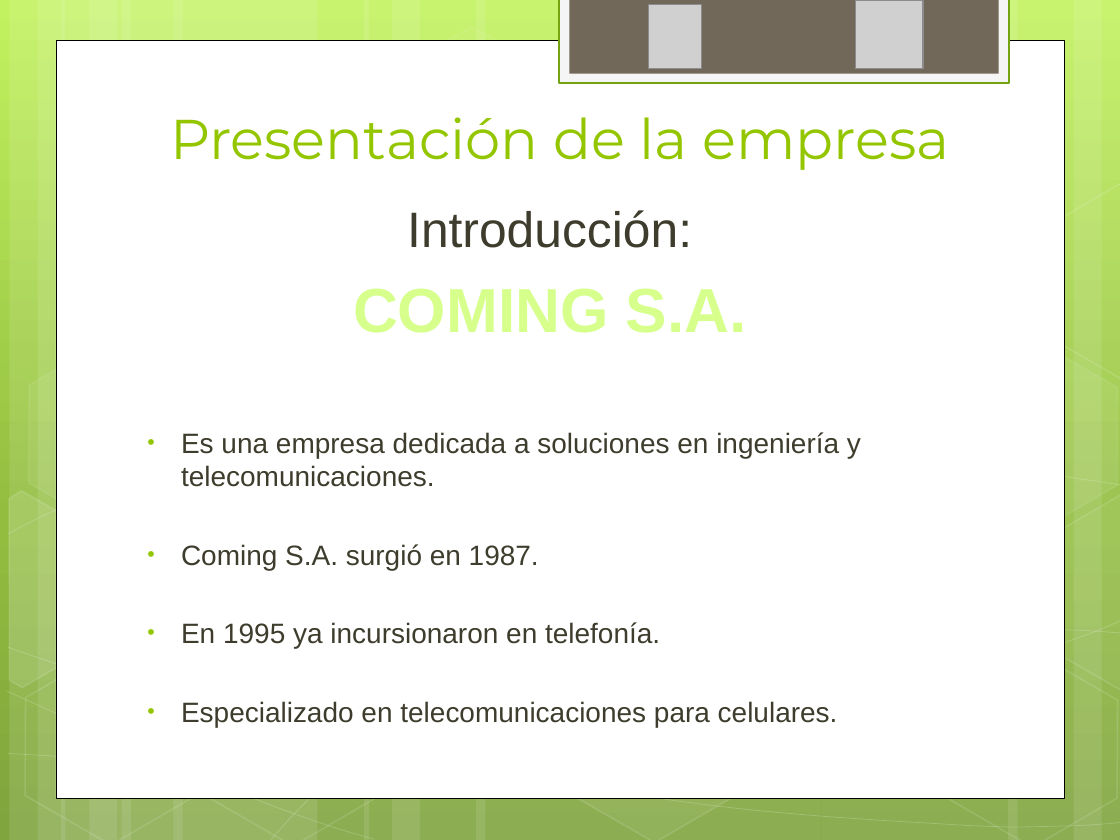
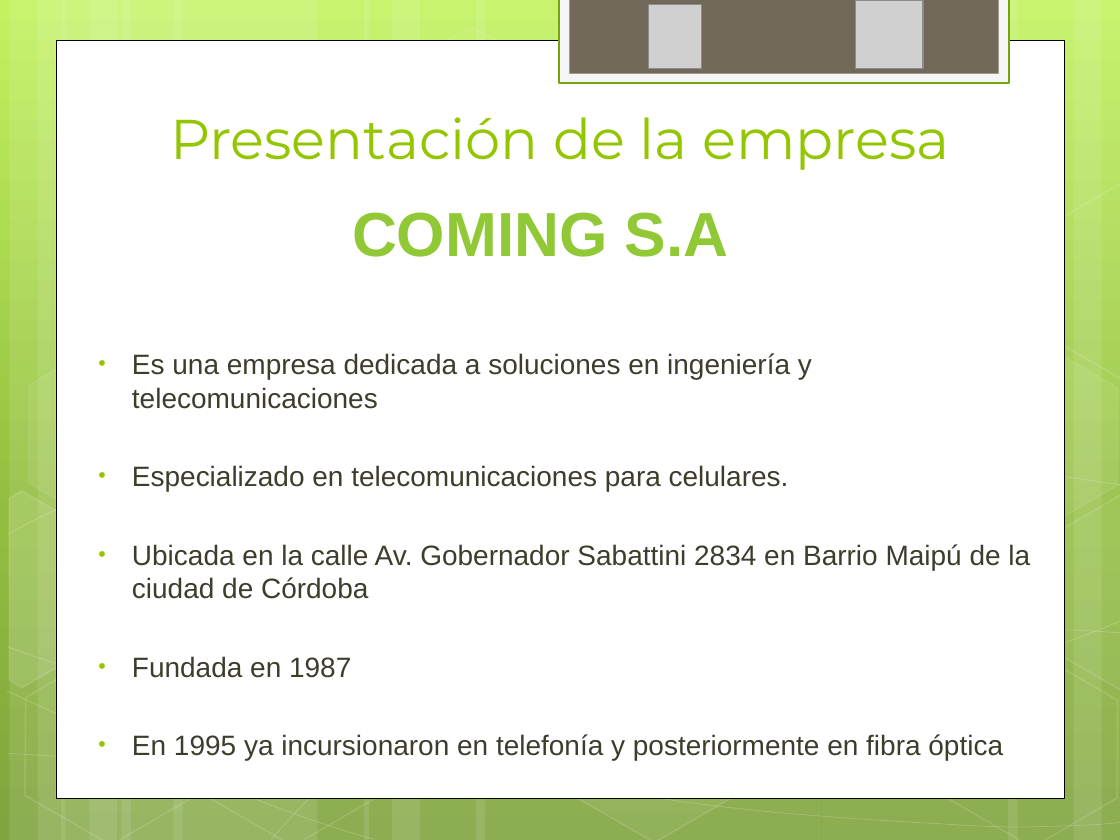
Before and after one commit to ptissera/habilitacion-profesional-2012-4k4, a slide deck: slide 4 of Documentacion/Proyecto/Presentacion Final/Exposicion Final.pptx. Drawn at 1120x840 pixels with LibreOffice and Linux fonts; fonts in the diff are those of the drawing; grey boxes stand for pictures. Boxes give left, top, right and bottom in pixels: in the first picture for what was removed or moved away, otherwise in the second. Text is boxed around its words. In the diff, an @@ line names an element or a change of style, - is before the commit and + after.

```diff
--- a/Documentacion/Proyecto/Presentacion Final/Exposicion Final.pptx
+++ b/Documentacion/Proyecto/Presentacion Final/Exposicion Final.pptx
@@ text added at [352,212,729,257], 40 pt, text gradient #A5D464 to #91CA35 to #7BA400 to #6D9200 to #6C9000, bold @@
+COMING S.A
@@ text "Es una empresa dedicada a ...": place and size @@
-text "Es una empresa dedicada a ..." at [181,210,861,727]
+text "Es una empresa dedicada a ..." at [132,353,1030,760]
@@ text at [132,353,812,409]: text changed @@
-Introducción:
-COMING S.A.
-• Es una empresa dedicada a soluciones en ingeniería y telecomunicaciones.
-• Coming S.A. surgió en 1987.
-• En 1995 ya incursionaron en telefonía.
+• Es una empresa dedicada a soluciones en ingeniería y telecomunicaciones
@@ text at [132,544,1030,760]: paragraphs added @@
+• Ubicada en la calle Av. Gobernador Sabattini 2834 en Barrio Maipú de la ciudad de Córdoba
+• Fundada en 1987
+• En 1995 ya incursionaron en telefonía y posteriormente en fibra óptica
```
Also in this commit, not shown: 7 other slides changed.
